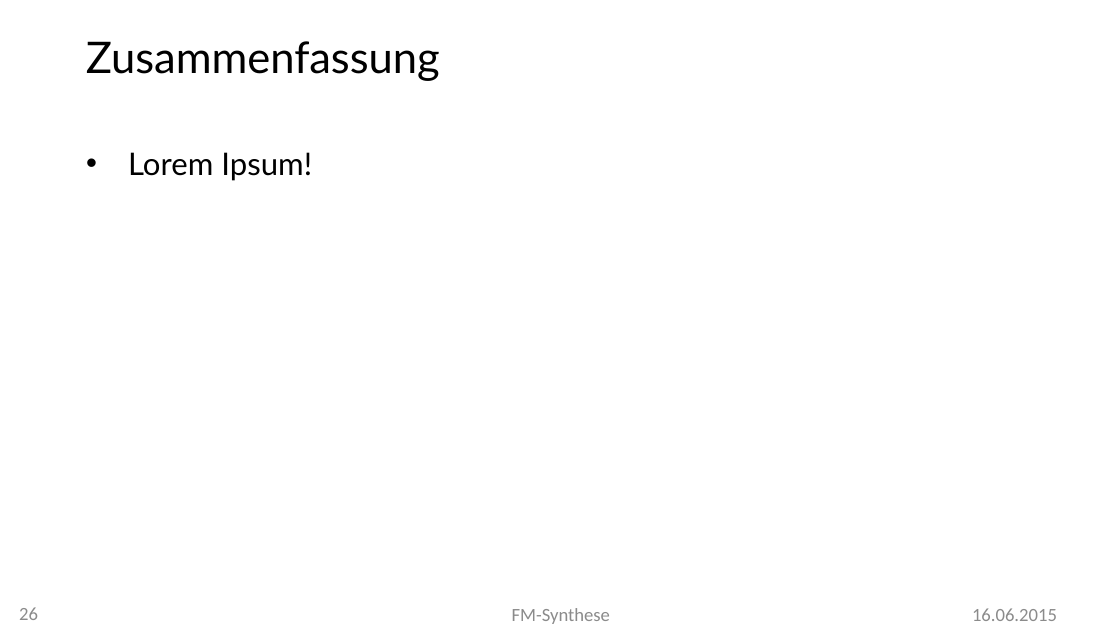
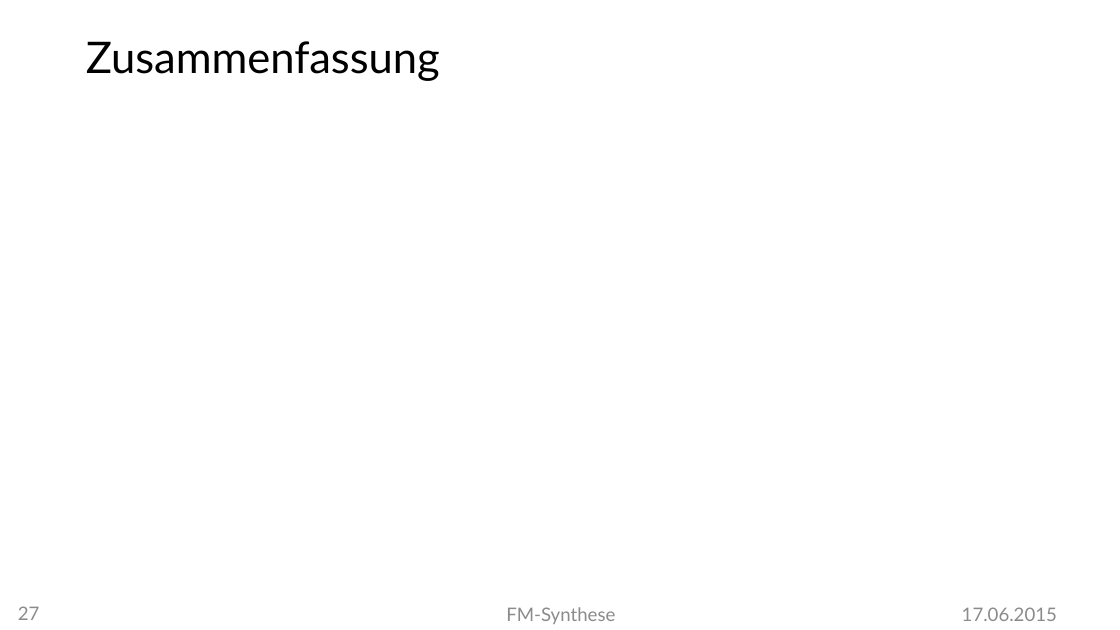
Before and after one commit to MBulli/VSeminar, a slide deck: slide 27 of Praesentation/FMSynthese-Julius.pptx (slide 26 before the commit). Drawn at 1120x630 pixels with LibreOffice and Linux fonts; fonts in the diff are those of the drawing; background and template pictures are left out. Boxes give left, top, right and bottom in pixels: in the first picture for what was removed or moved away, otherwise in the second. Text is boxed around its words. In the diff, an @@ line names an element or a change of style, - is before the commit and + after.

```diff
--- a/Praesentation/FMSynthese-Julius.pptx
+++ b/Praesentation/FMSynthese-Julius.pptx
@@ text removed at box(128, 152, 312, 181) @@
-• Lorem Ipsum!
@@ text "FM-Synthese" at box(506, 607, 615, 624): font Calibri to Lato @@
@@ page number at box(18, 606, 40, 620): text changed; font Calibri to Lato @@
-26
+27
@@ text at box(962, 607, 1057, 621): text changed; font Calibri to Lato @@
-16.06.2015
+17.06.2015
```
Also in this commit, not shown: 25 other slides changed, 1 slide added.
